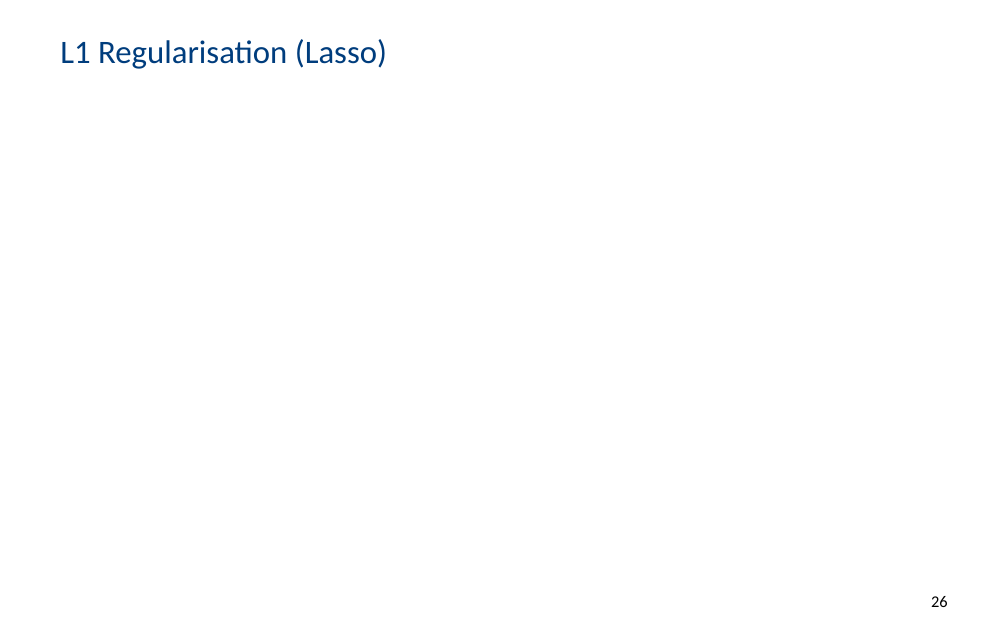
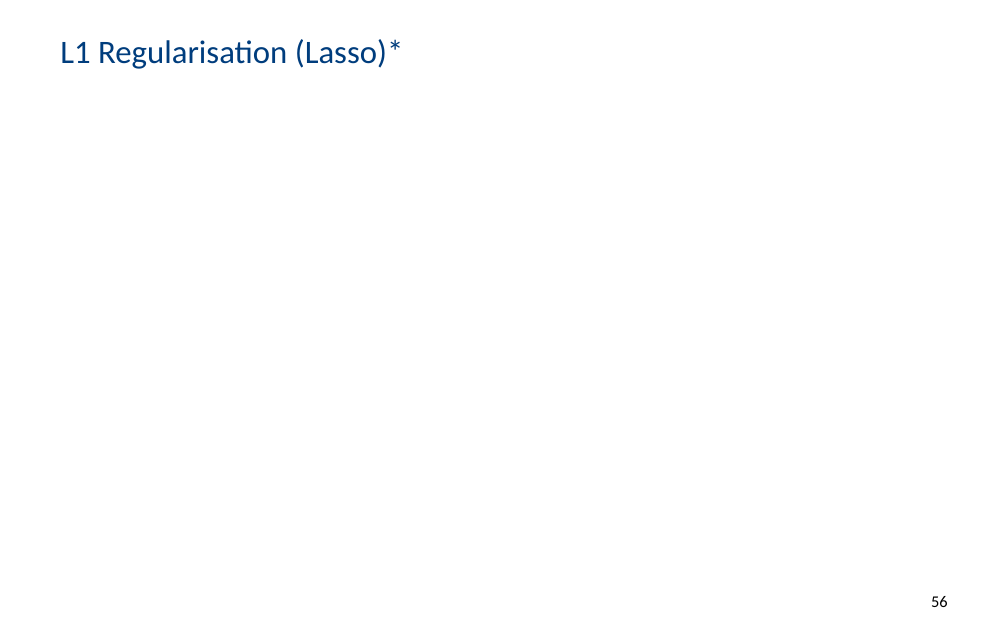
Before and after one commit to PBarnaghi/ML4NS, a slide deck: slide 56 of 02- Regression models and linear prediction/ML4NuerScience_Linear_models.pptx (slide 26 before the commit). Drawn at 1008x630 pixels with LibreOffice and Linux fonts; fonts in the diff are those of the drawing; grey boxes stand for pictures; background and template pictures are left out. Boxes give left, top, right and bottom in pixels: in the first picture for what was removed or moved away, otherwise in the second. Text is boxed around its words. In the diff, an @@ line names an element or a change of style, - is before the commit and + after.

Commit message:
minor update on the slides
minor updates/syntax corrections - moved Ridge and Lasso to optional further reading.

```diff
--- a/02- Regression models and linear prediction/ML4NuerScience_Linear_models.pptx
+++ b/02- Regression models and linear prediction/ML4NuerScience_Linear_models.pptx
@@ title at [60, 39, 404, 69]: text changed @@
-L1 Regularisation (Lasso)
+L1 Regularisation (Lasso)*
@@ page number at [931, 596, 948, 607]: text changed @@
-26
+56
```
Also in this commit, not shown: 13 other slides changed, 2 slides added, 1 slide removed, 1 other file.
